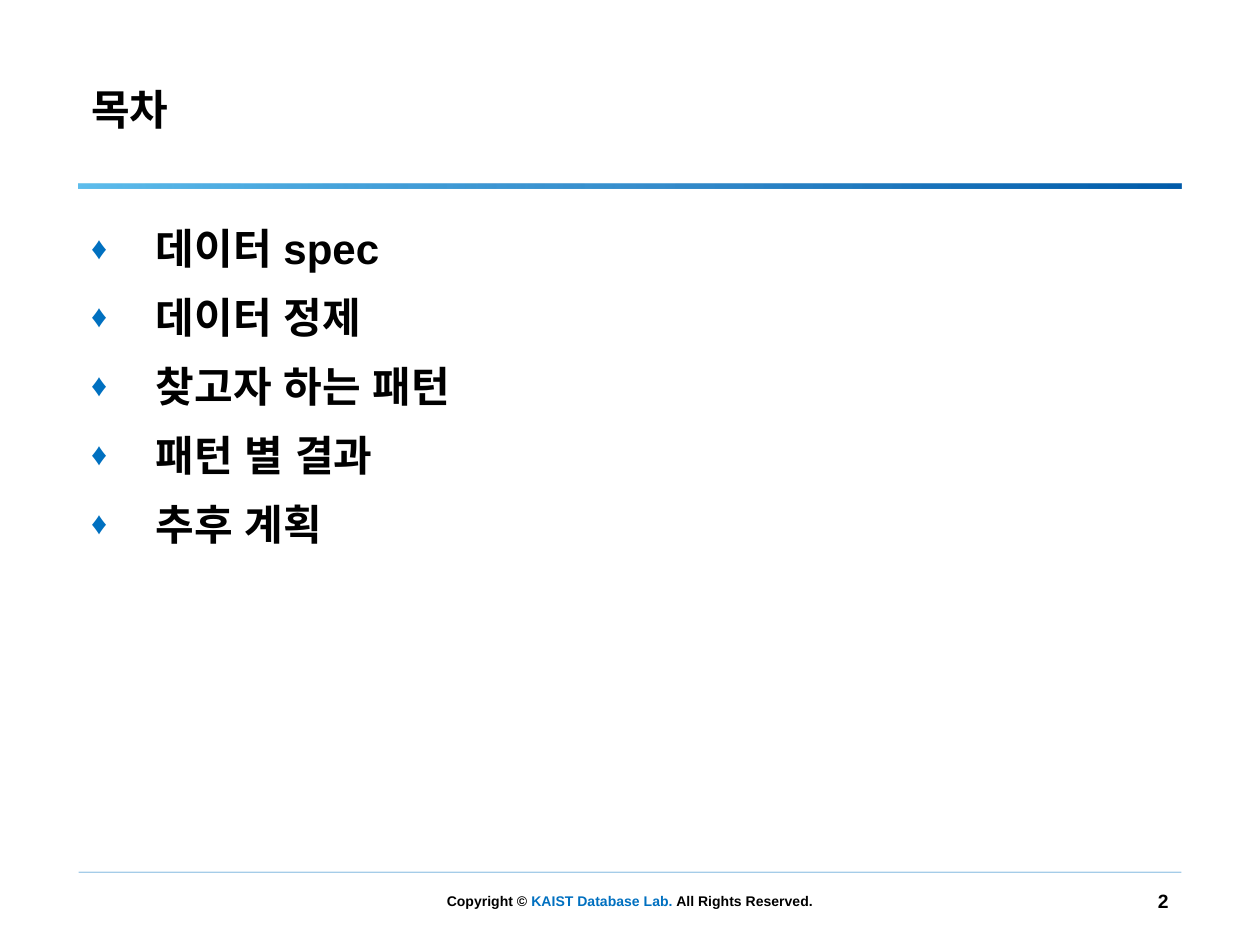
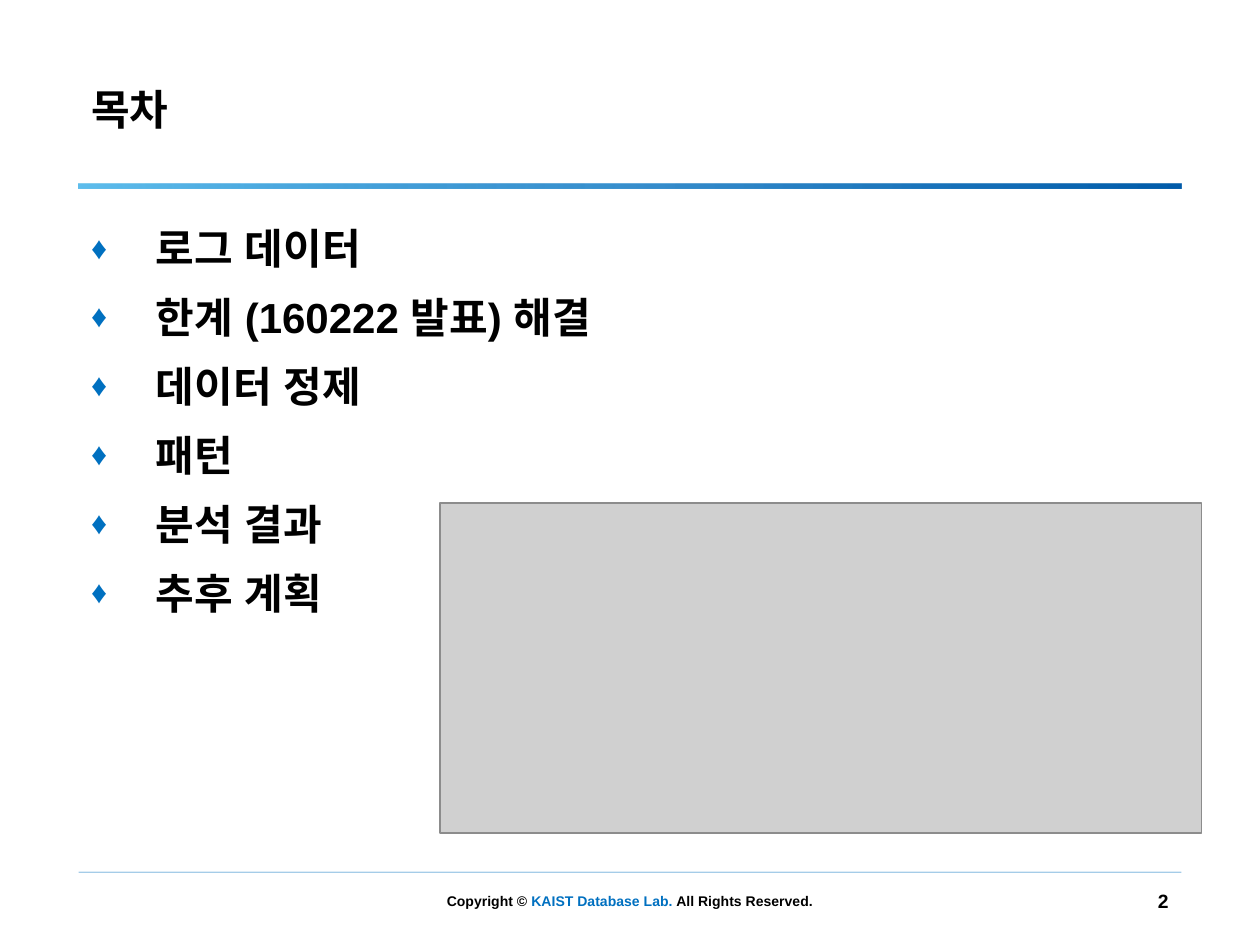
Before and after one commit to simdj/entry_log_analysis, a slide deck: slide 2 of 160322 로그분석.pptx. Drawn at 1260x945 pixels with LibreOffice and Linux fonts; fonts in the diff are those of the drawing; grey boxes stand for pictures; background and template pictures are left out. Boxes give left, top, right and bottom in pixels: in the first picture for what was removed or moved away, otherwise in the second. Text is boxed around its words. In the diff, an @@ line names an element or a change of style, - is before the commit and + after.

```diff
--- a/160322 로그분석.pptx
+++ b/160322 로그분석.pptx
@@ text at (x1=156, y1=228, x2=591, y2=342): text changed @@
-♦ 데이터 spec
+♦ 로그 데이터
+♦ 한계 (160222 발표) 해결
@@ text at (x1=156, y1=435, x2=322, y2=544): text changed @@
-♦ 찾고자 하는 패턴
-♦ 패턴 별 결과
+♦ 패턴
+♦ 분석 결과
@@ picture added at (x1=440, y1=503, x2=1201, y2=833) @@
```
Also in this commit, not shown: 6 other slides changed, 25 slides added, 5 slides removed, 14 other files.
